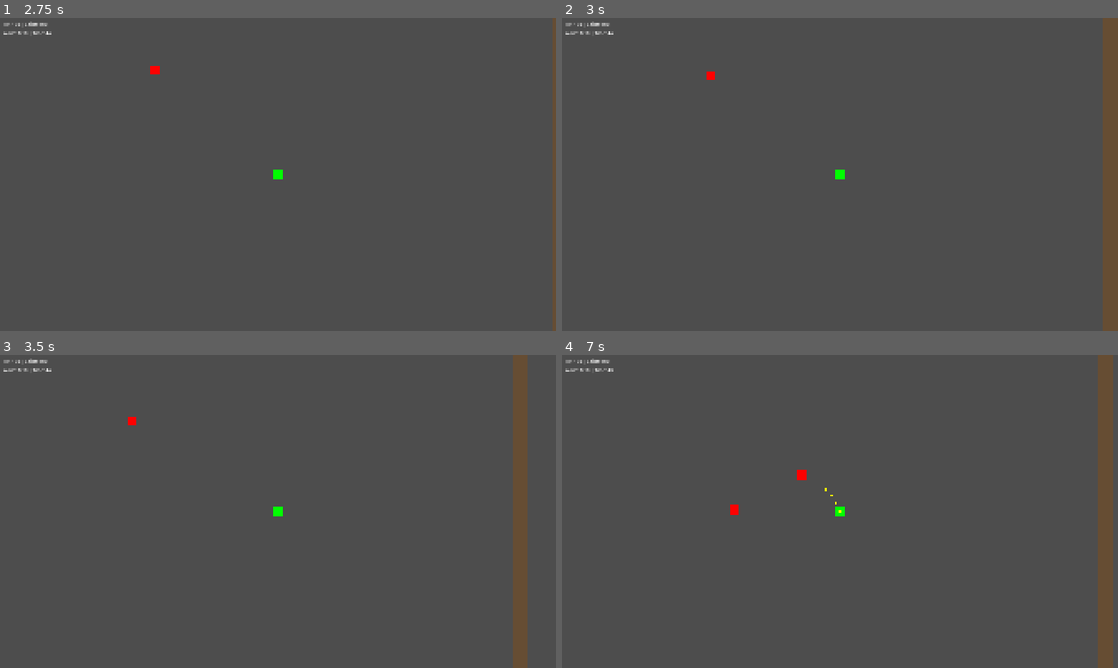
Above: before the commit, frames 1-4 (two rows, left to right).
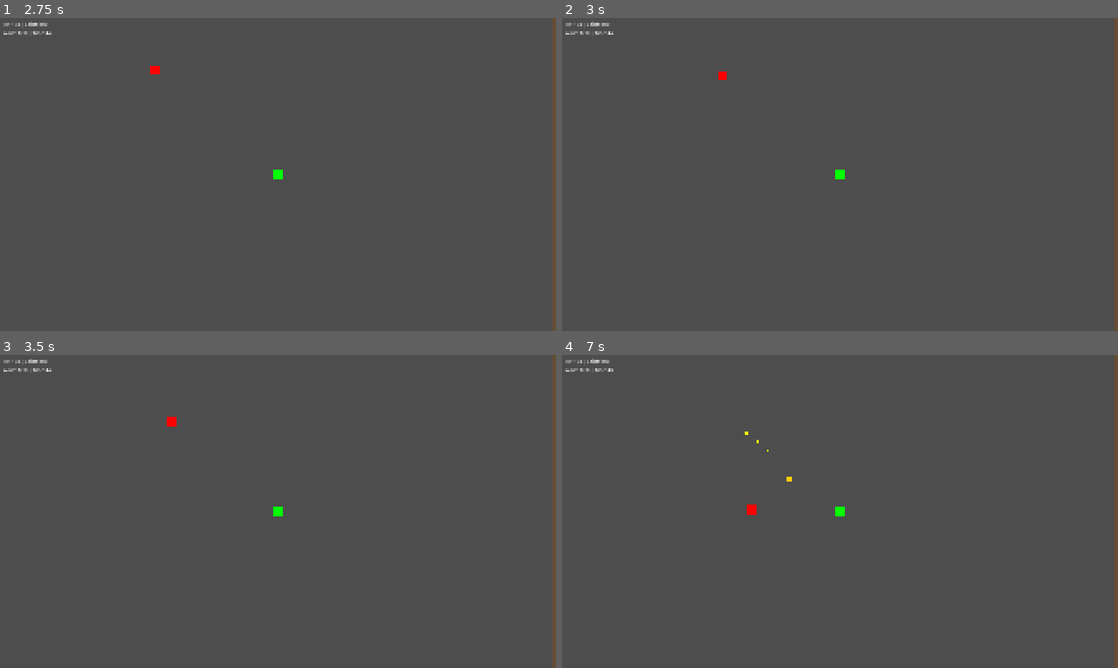
Above: after the commit, the same moments.

Repository: felang/utoland
Game: Godot game, scene res://scenes/ui/start_menu.tscn
Two runs of this game, one before a commit and one after it. Both use one fixed random seed, a clock stepped at 60 frames per second and the inputs below.
Inputs (mouse positions are in pixels of both pictures, inside the frame that each line leads up to):
- Up to frame 1 (2.75 s): click "Start Game" at 0.5 s; click "Rifle (速射枪)" at 1.25 s; click "开始战斗" at 2 s
- Up to frame 2 (3 s): tap Enter at 2.75 s; move the mouse to (962, 158) at 2.77 s; hold D (move_right) from 2.78 s (still down); tap 1 at 2.85 s; click (962, 158) at 2.92 s
- Up to frame 3 (3.5 s): keep holding D (move_right)
- Up to frame 4 (7 s): move the mouse to (728, 527) at 3.52 s; release D (move_right) at 3.53 s; hold S (move_down) 3.53-4.28 s; tap one key every 0.75 s from 3.6 s: 2 3 4 1 2; move the mouse to (895, 442) at 4.27 s; hold D (move_right) 4.28-5.03 s; move the mouse to (812, 574) at 5.02 s; hold W (move_up) 5.03-5.78 s; click (812, 574) at 5.17 s; move the mouse to (1006, 558) at 5.77 s; hold A (move_left) from 5.78 s (still down); move the mouse to (673, 464) at 6.52 s

Frame 1 is identical in both runs. In frame 2, 2.2% of the frame differs, in the area x 26-100%, y 0-100%; in frame 3, 3.3%; in frame 4, 3.6%, in the area x 30-100%, y 0-100%.

Commit message:
feat: player.gd 使用角色属性和倍率系统

Diff:
--- a/scripts/player.gd
+++ b/scripts/player.gd
@@ -22,7 +22,7 @@
 	# 应用被动属性
 	max_hp = GameData.player_stats["max_hp"]
 	current_hp = max_hp
-	speed = GameConfig.PLAYER["initial_speed"] * GameData.player_stats["move_speed_mult"]
+	speed = GameData.character_speed * GameData.player_stats["move_speed_mult"]
 
 	# 应用待处理的治疗
 	if GameData.pending_heal > 0:
